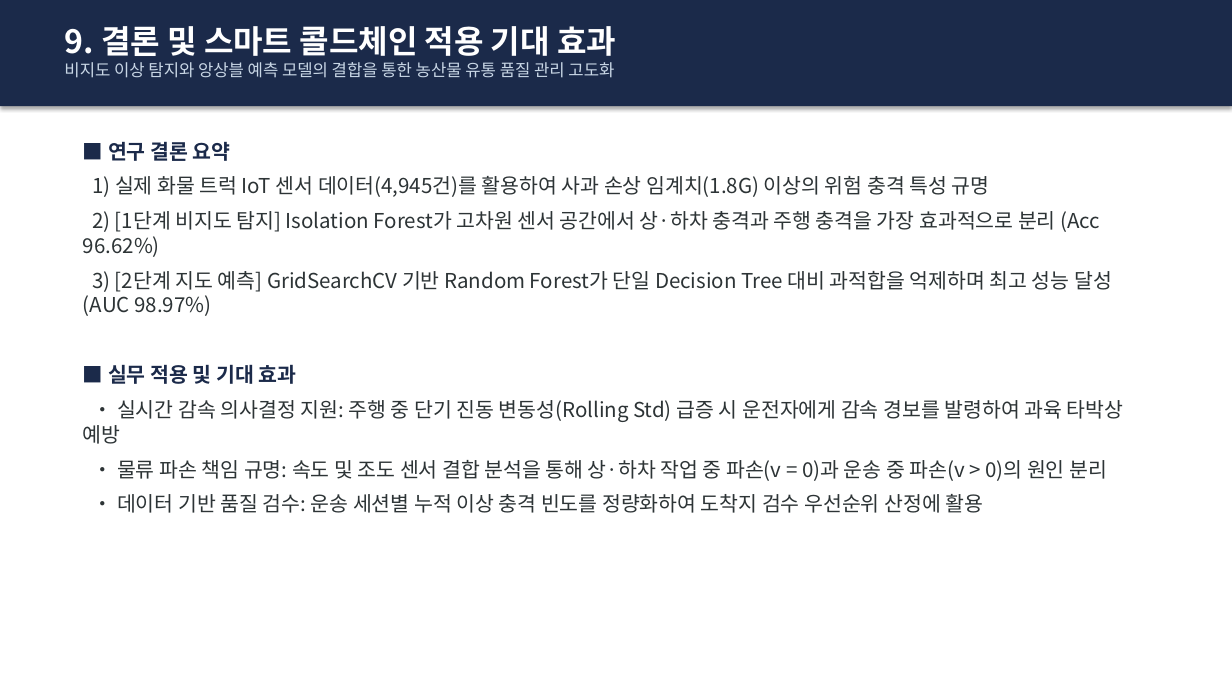
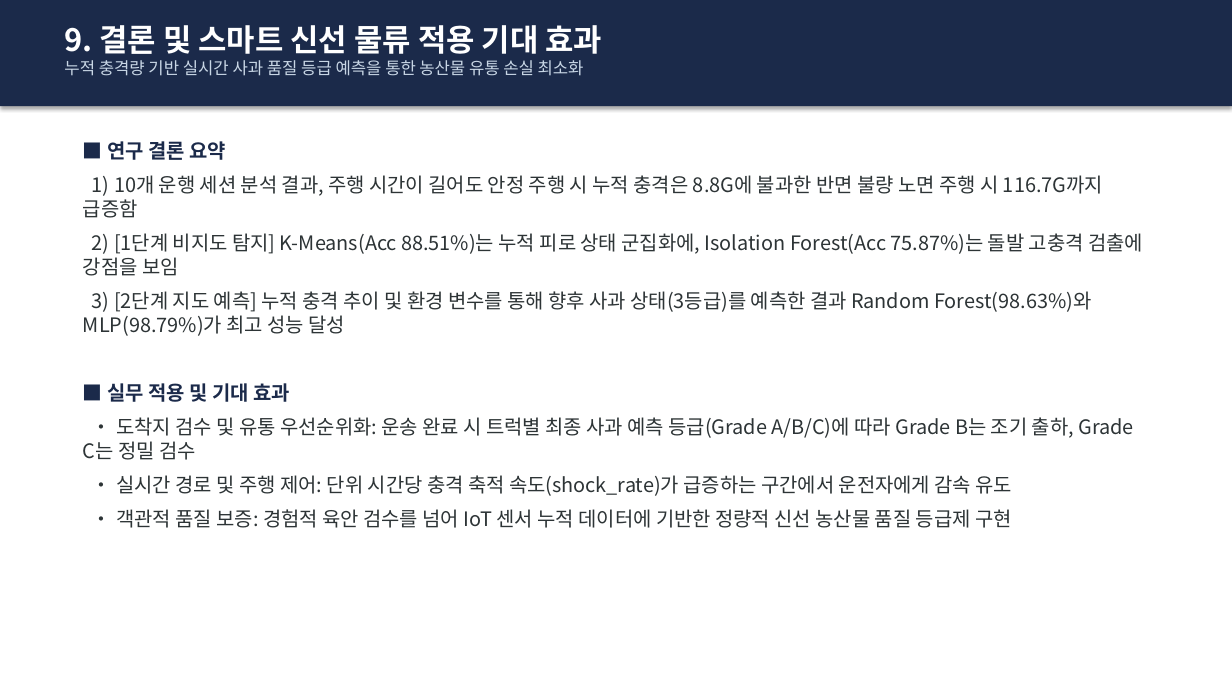
Before and after one commit to sungmin9910/prediction, a slide deck: slide 10 of 사과_운송_이상충격_예측_발표자료.pptx. Drawn at 1232x693 pixels with LibreOffice and Linux fonts; fonts in the diff are those of the drawing. Boxes give left, top, right and bottom in pixels: in the first picture for what was removed or moved away, otherwise in the second. Text is boxed around its words. In the diff, an @@ line names an element or a change of style, - is before the commit and + after.

Commit message:
feat: Update project to Cumulative Shock based Apple Quality State (Grade A/B/C) prediction

```diff
--- a/사과_운송_이상충격_예측_발표자료.pptx
+++ b/사과_운송_이상충격_예측_발표자료.pptx
@@ text at (64,25,602,76): text changed @@
-9. 결론 및 스마트 콜드체인 적용 기대 효과
-비지도 이상 탐지와 앙상블 예측 모델의 결합을 통한 농산물 유통 품질 관리 고도화
+9. 결론 및 스마트 신선 물류 적용 기대 효과
+누적 충격량 기반 실시간 사과 품질 등급 예측을 통한 농산물 유통 손실 최소화
@@ text at (107,141,290,402): size 16 to 15.5 pt in "■ 연구 결론 요약", "■ 실무 적용 및 기대 효과" @@
@@ text at (83,175,1143,336): text changed; size 16 to 15.5 pt @@
-1) 실제 화물 트럭 IoT 센서 데이터(4,945건)를 활용하여 사과 손상 임계치(1.8G) 이상의 위험 충격 특성 규명
-2) [1단계 비지도 탐지] Isolation Forest가 고차원 센서 공간에서 상·하차 충격과 주행 충격을 가장 효과적으로 분리 (Acc 96.62%)
-3) [2단계 지도 예측] GridSearchCV 기반 Random Forest가 단일 Decision Tree 대비 과적합을 억제하며 최고 성능 달성 (AUC 98.97%)
+1) 10개 운행 세션 분석 결과, 주행 시간이 길어도 안정 주행 시 누적 충격은 8.8G에 불과한 반면 불량 노면 주행 시 116.7G까지 급증함
+2) [1단계 비지도 탐지] K-Means(Acc 88.51%)는 누적 피로 상태 군집화에, Isolation Forest(Acc 75.87%)는 돌발 고충격 검출에 강점을 보임
+3) [2단계 지도 예측] 누적 충격 추이 및 환경 변수를 통해 향후 사과 상태(3등급)를 예측한 결과 Random Forest(98.63%)와 MLP(98.79%)가 최고 성능 달성
@@ text at (83,417,1133,528): text changed; size 16 to 15.5 pt @@
-• 실시간 감속 의사결정 지원: 주행 중 단기 진동 변동성(Rolling Std) 급증 시 운전자에게 감속 경보를 발령하여 과육 타박상 예방
-• 물류 파손 책임 규명: 속도 및 조도 센서 결합 분석을 통해 상·하차 작업 중 파손(v = 0)과 운송 중 파손(v > 0)의 원인 분리
-• 데이터 기반 품질 검수: 운송 세션별 누적 이상 충격 빈도를 정량화하여 도착지 검수 우선순위 산정에 활용
+• 도착지 검수 및 유통 우선순위화: 운송 완료 시 트럭별 최종 사과 예측 등급(Grade A/B/C)에 따라 Grade B는 조기 출하, Grade C는 정밀 검수
+• 실시간 경로 및 주행 제어: 단위 시간당 충격 축적 속도(shock_rate)가 급증하는 구간에서 운전자에게 감속 유도
+• 객관적 품질 보증: 경험적 육안 검수를 넘어 IoT 센서 누적 데이터에 기반한 정량적 신선 농산물 품질 등급제 구현
```
Also in this commit, not shown: 8 other slides changed, 1 slide added, 1 slide removed, 9 other files.
